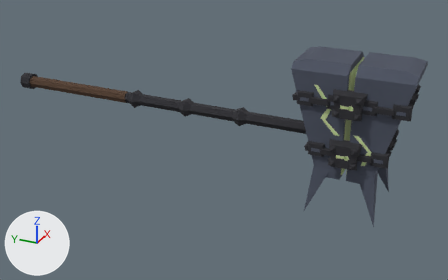
One commit to the FBX model client/Assets/Resources/Items/Sealbreaker.fbx: the scene before it, then after it.
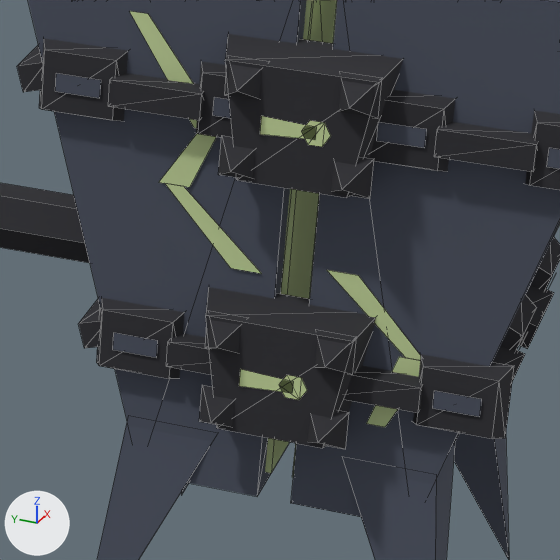
There are two pictures of each version: one whole from a camera (50 mm lens) standing at (-1.921, -1.437, 0.855) and looking at (0.001, -0.571, -0.106), one close up on the part from 64% to 89% of the width and 29% to 69% of the height. Arrows for +X, +Y and +Z are at lower left; the lights stay in place. The last two pictures show the newer version. The close-ups show mesh edges as thin lines. Where no turn or scale is listed for an object, it has been applied to the vertices.

Objects in the first close-up: 'Sealbreaker'.
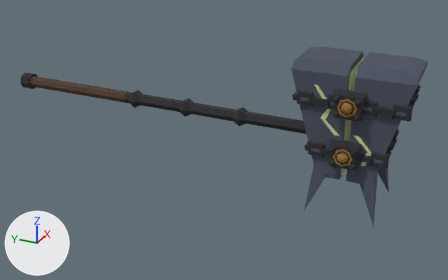
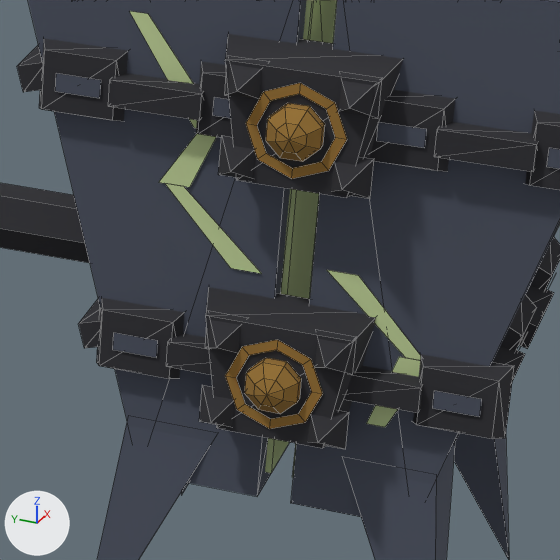
The change in detail:
Material 'Bronze' (mat_bronze) is new.
Its base color is (0.319, 0.171, 0.0331) (brown #997333).
Its roughness is 1.0.
me_sealbreaker is used by ob_sealbreaker; location (0.0, 0.0, 0.0).
me_sealbreaker had 715 vertices, 836 faces and spanned x -0.16..0.16, y -1.25..0.36, z -0.26..0.27.
me_sealbreaker now has 839 vertices, 968 faces and spans x -0.16..0.16, y -1.25..0.36, z -0.26..0.27.
Part 1, on me_sealbreaker:
18 vertices are removed from x -0.14..0.14, y -1.06..-1.05, z -0.03..0.16.
20 faces are deleted.
2 vertices move from x -0.14..0.14, y -1.05, z -0.02..0.15 to x -0.14..0.14, y -1.06, z -0.04..0.17.
142 vertices are added at x -0.16..0.16, y -1.08..-1.02, z -0.05..0.18.
152 new faces join them, mat_bronze (brown #997333).
me_sealbreaker gains material mat_bronze (brown #997333).

Changed parts and their boxes (x1, y1, x2, y2) in the close-ups (560 x 560 px):
part 1 of me_sealbreaker, built on: before (239, 116, 331, 400); after (225, 83, 347, 429)
